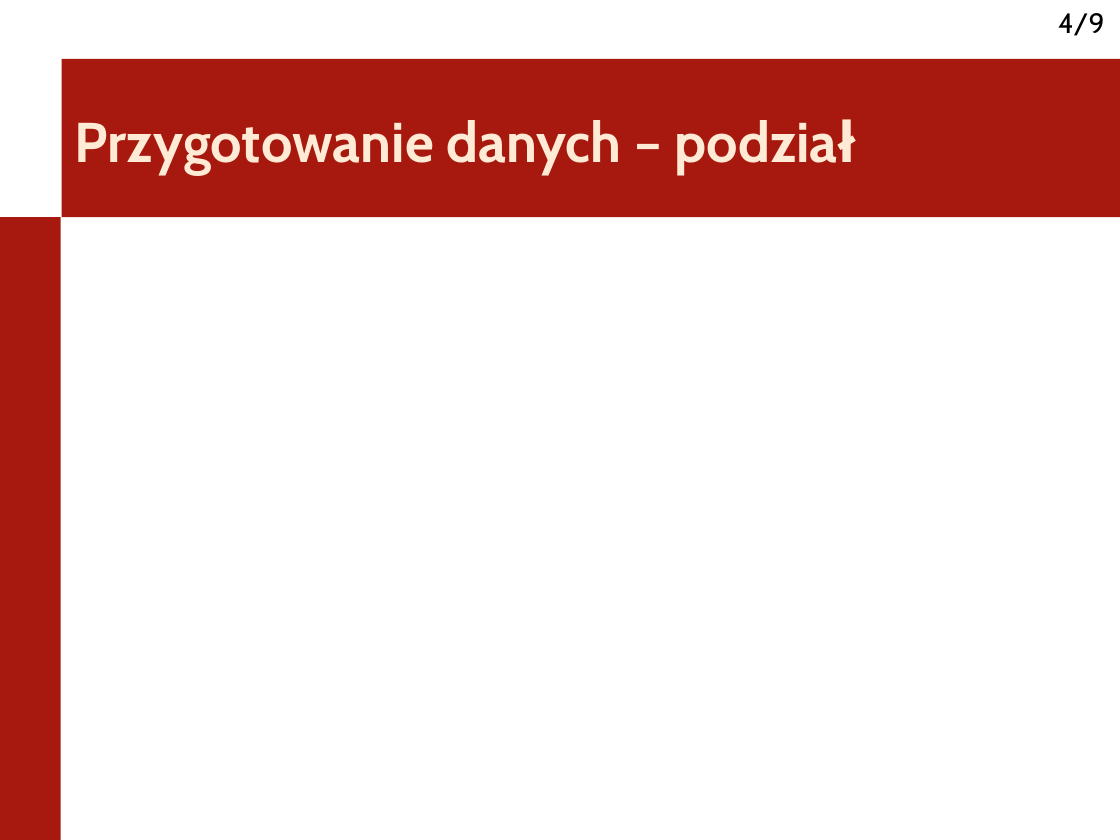
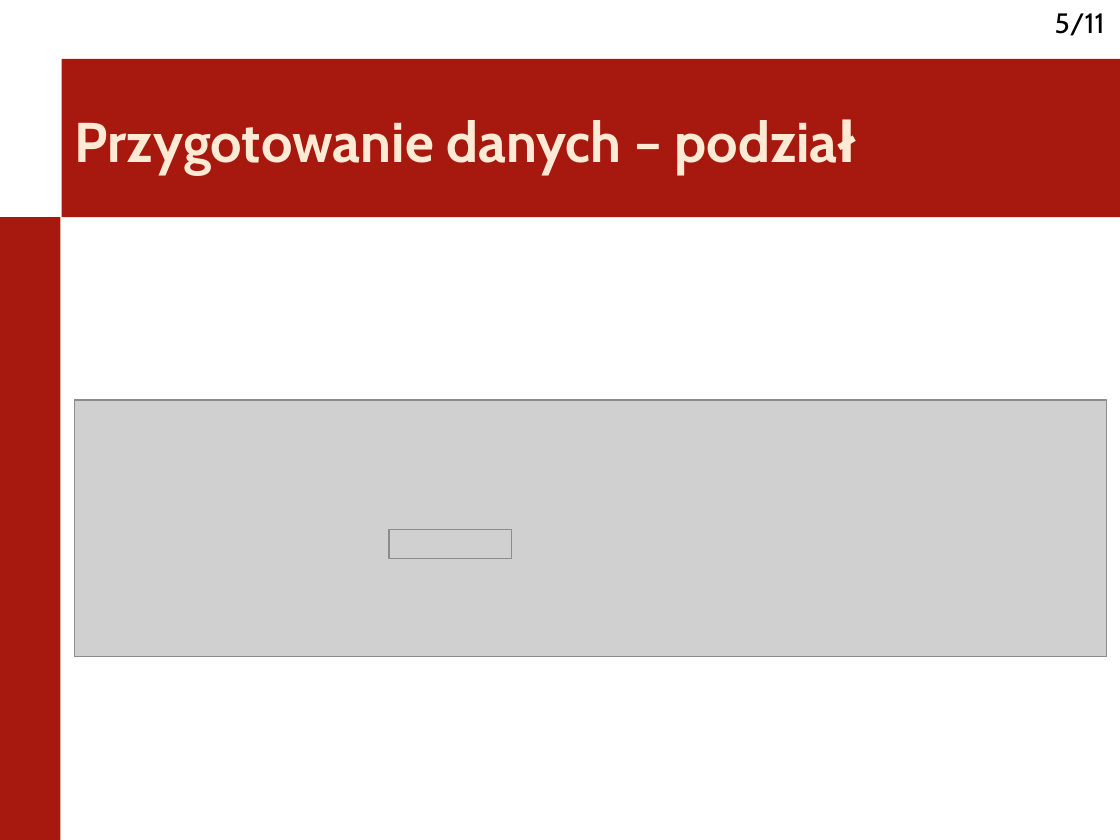
Before and after one commit to KBrus/nton-rbm, a slide deck: slide 5 of doc/prez-GBRBM.odp (slide 4 before the commit). Drawn at 1120x840 pixels with LibreOffice and Linux fonts; fonts in the diff are those of the drawing; grey boxes stand for pictures; background and template pictures are left out. Boxes give left, top, right and bottom in pixels: in the first picture for what was removed or moved away, otherwise in the second. Text is boxed around its words. In the diff, an @@ line names an element or a change of style, - is before the commit and + after.

```diff
--- a/doc/prez-GBRBM.odp
+++ b/doc/prez-GBRBM.odp
@@ page number at bbox=[1055, 13, 1105, 36]: text changed @@
-4/9
+5/11
@@ picture added at bbox=[75, 400, 1107, 656] @@
@@ picture added at bbox=[389, 529, 511, 558] @@
```
Also in this commit, not shown: 3 other slides changed, 6 slides added, 4 slides removed, 2 other files.
